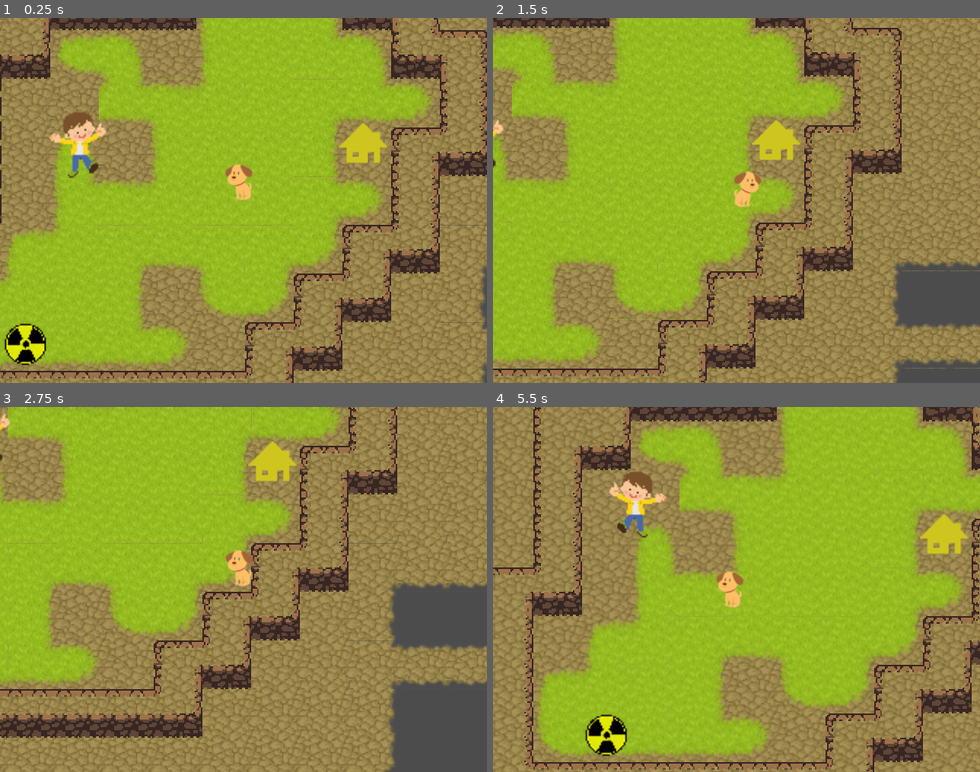
Above: before the commit, frames 1-4 (two rows, left to right).
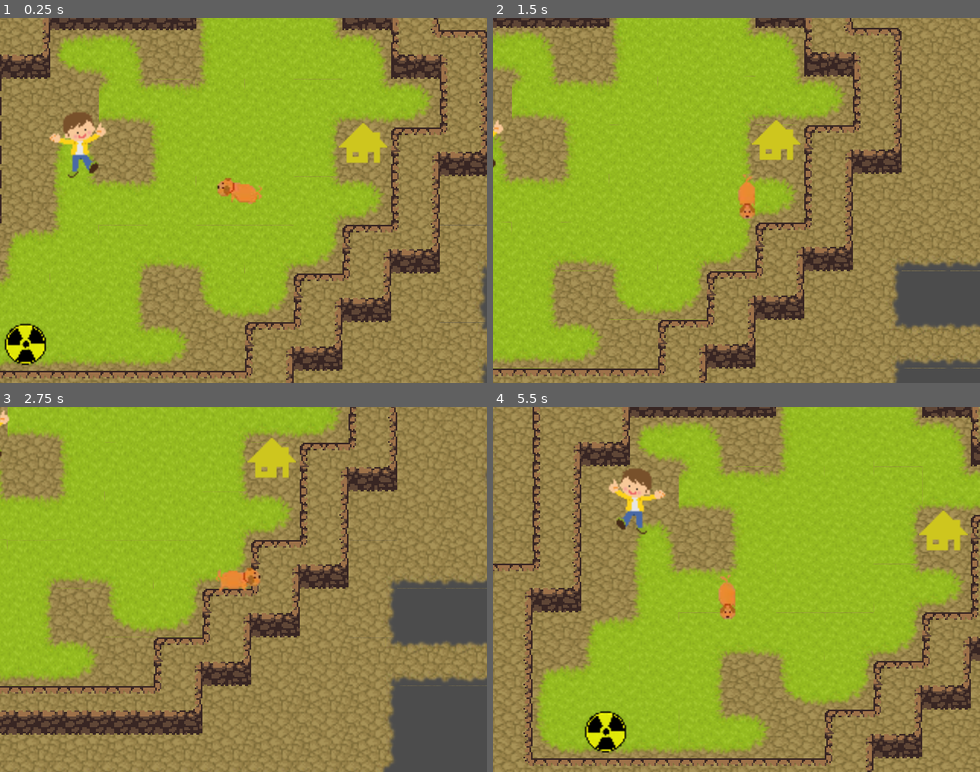
Above: after the commit, the same moments.

Repository: lupoglaz/ChildrenOutOfControl
Game: Godot game, scene res://Main.tscn
The game is run twice, just before and just after one commit, with the same random seed, the same clock (stepped at 60 frames per second) and the same inputs.
Inputs:
- Up to frame 1 (0.25 s): no input
- Up to frame 2 (1.5 s): hold Right (ui_right) 0.53-1.28 s; hold Down (ui_down) from 1.28 s (still down)
- Up to frame 3 (2.75 s): release Down (ui_down) at 2.03 s; hold Right (ui_right) from 2.03 s (still down)
- Up to frame 4 (5.5 s): release Right (ui_right) at 2.78 s; hold Up (ui_up) 2.78-3.53 s; hold Left (ui_left) 3.53-5.03 s; hold Down (ui_down) from 5.03 s (still down)

The runs differ from the first frame. In frame 1, 0.6% of the frame differs, in the area x 44-54%, y 40-52%; in frame 2, 0.5%; in frame 3, 18%; in frame 4, 18%, in the area x 0-100%, y 0-100%.

Commit message:
Directional dog animation

Diff:
--- a/Player/Player.gd
+++ b/Player/Player.gd
@@ -9,6 +9,8 @@
 onready var barkTimer = $BarkTimer
 onready var sprite = $Sprite
 onready var barkArea = $BarkArea
+onready var animationTree = $AnimationTree
+onready var animationState = animationTree.get("parameters/playback")
 var canBark = true
 
 enum {
@@ -28,9 +30,12 @@
 
 	if input_vec != Vector2.ZERO:
 		velocity = velocity.move_toward(input_vec*MAX_SPEED, ACCELERATION*delta)
-		animationPlayer.play("Move")
+		animationTree.set("parameters/Idle/blend_position", input_vec)
+		animationTree.set("parameters/Run/blend_position", input_vec)
+		animationTree.set("parameters/Bark/blend_position", input_vec)
+		animationState.travel("Run")
 	else:
-		animationPlayer.play("Idle")
+		animationState.travel("Idle")
 		velocity = velocity.move_toward(Vector2.ZERO, FRICTION*delta)
 
 	if Input.is_action_just_pressed("ui_bark") and canBark:
@@ -44,6 +49,7 @@
 
 func bark_state(delta):
 	animationPlayer.play("Bark")
+	animationState.travel("Bark")
 
 func bark_animation_finished():
 	state = MOVE
--- a/Player/Player.tscn
+++ b/Player/Player.tscn
@@ -1,12 +1,13 @@
-[gd_scene load_steps=9 format=2]
+[gd_scene load_steps=43 format=2]
 
 [ext_resource path="res://Player/Player.gd" type="Script" id=1]
 [ext_resource path="res://Player/Player.png" type="Texture" id=2]
 [ext_resource path="res://Player/BarkArea.gd" type="Script" id=3]
+[ext_resource path="res://Player/DogAnim.png" type="Texture" id=4]
 
 [sub_resource type="CapsuleShape2D" id=1]
-radius = 5.21875
-height = 4.59357
+radius = 4.763
+height = 0.0
 
 [sub_resource type="Animation" id=2]
 resource_name = "Bark"
@@ -97,6 +98,299 @@
 [sub_resource type="CircleShape2D" id=5]
 radius = 6.5
 
+[sub_resource type="AnimationNodeAnimation" id=33]
+animation = "BarkLeft"
+
+[sub_resource type="AnimationNodeAnimation" id=34]
+animation = "BarkRight"
+
+[sub_resource type="AnimationNodeAnimation" id=35]
+animation = "BarkDown"
+
+[sub_resource type="AnimationNodeAnimation" id=36]
+animation = "BarkUp"
+
+[sub_resource type="AnimationNodeBlendSpace2D" id=37]
+blend_point_0/node = SubResource( 33 )
+blend_point_0/pos = Vector2( -1, 0 )
+blend_point_1/node = SubResource( 34 )
+blend_point_1/pos = Vector2( 1, 0 )
+blend_point_2/node = SubResource( 35 )
+blend_point_2/pos = Vector2( 0, 1.1 )
+blend_point_3/node = SubResource( 36 )
+blend_point_3/pos = Vector2( 0, -1.1 )
+min_space = Vector2( -1, -1.1 )
+max_space = Vector2( 1, 1.1 )
+blend_mode = 1
+
+[sub_resource type="AnimationNodeAnimation" id=19]
+animation = "SitLeft"
+
+[sub_resource type="AnimationNodeAnimation" id=20]
+animation = "SitDown"
+
+[sub_resource type="AnimationNodeAnimation" id=21]
+animation = "SitRight"
+
+[sub_resource type="AnimationNodeAnimation" id=22]
+animation = "SitUp"
+
+[sub_resource type="AnimationNodeBlendSpace2D" id=23]
+blend_point_0/node = SubResource( 19 )
+blend_point_0/pos = Vector2( -1, 0 )
+blend_point_1/node = SubResource( 20 )
+blend_point_1/pos = Vector2( 0, 1.1 )
+blend_point_2/node = SubResource( 21 )
+blend_point_2/pos = Vector2( 1, 0 )
+blend_point_3/node = SubResource( 22 )
+blend_point_3/pos = Vector2( 0, -1.1 )
+min_space = Vector2( -1, -1.2 )
+max_space = Vector2( 1.1, 1.1 )
+blend_mode = 1
+
+[sub_resource type="AnimationNodeAnimation" id=26]
+animation = "WalkLeft"
+
+[sub_resource type="AnimationNodeAnimation" id=27]
+animation = "WalkDown"
+
+[sub_resource type="AnimationNodeAnimation" id=28]
+animation = "WalkRight"
+
+[sub_resource type="AnimationNodeAnimation" id=29]
+animation = "WalkUp"
+
+[sub_resource type="AnimationNodeBlendSpace2D" id=30]
+blend_point_0/node = SubResource( 26 )
+blend_point_0/pos = Vector2( -1, 0 )
+blend_point_1/node = SubResource( 27 )
+blend_point_1/pos = Vector2( 0, 1.1 )
+blend_point_2/node = SubResource( 28 )
+blend_point_2/pos = Vector2( 1, 0 )
+blend_point_3/node = SubResource( 29 )
+blend_point_3/pos = Vector2( 0, -1.1 )
+min_space = Vector2( -1, -1.1 )
+max_space = Vector2( 1, 1.1 )
+blend_mode = 1
+
+[sub_resource type="AnimationNodeStateMachineTransition" id=31]
+
+[sub_resource type="AnimationNodeStateMachineTransition" id=32]
+
+[sub_resource type="AnimationNodeStateMachineTransition" id=38]
+
+[sub_resource type="AnimationNodeStateMachineTransition" id=39]
+
+[sub_resource type="AnimationNodeStateMachine" id=24]
+states/Bark/node = SubResource( 37 )
+states/Bark/position = Vector2( 367, 163.62 )
+states/Idle/node = SubResource( 23 )
+states/Idle/position = Vector2( 367, 80 )
+states/Run/node = SubResource( 30 )
+states/Run/position = Vector2( 534, 80 )
+transitions = [ "Idle", "Run", SubResource( 31 ), "Run", "Idle", SubResource( 32 ), "Bark", "Idle", SubResource( 38 ), "Idle", "Bark", SubResource( 39 ) ]
+start_node = "Idle"
+graph_offset = Vector2( 0, 37.62 )
+
+[sub_resource type="AnimationNodeStateMachinePlayback" id=25]
+
+[sub_resource type="Animation" id=7]
+resource_name = "BarkDown"
+loop = true
+tracks/0/type = "value"
+tracks/0/path = NodePath("AdvancedSprite:frame")
+tracks/0/interp = 1
+tracks/0/loop_wrap = true
+tracks/0/imported = false
+tracks/0/enabled = true
+tracks/0/keys = {
+"times": PoolRealArray( 0, 0.1, 0.2, 0.3, 0.4, 0.5, 0.6, 0.7, 0.8, 0.9 ),
+"transitions": PoolRealArray( 1, 1, 1, 1, 1, 1, 1, 1, 1, 1 ),
+"update": 1,
+"values": [ 0, 1, 2, 3, 4, 5, 6, 7, 8, 9 ]
+}
+
+[sub_resource type="Animation" id=8]
+resource_name = "BarkLeft"
+tracks/0/type = "value"
+tracks/0/path = NodePath("AdvancedSprite:frame")
+tracks/0/interp = 1
+tracks/0/loop_wrap = true
+tracks/0/imported = false
+tracks/0/enabled = true
+tracks/0/keys = {
+"times": PoolRealArray( 0, 0.1, 0.2, 0.3, 0.4, 0.5, 0.6, 0.7, 0.8, 0.9 ),
+"transitions": PoolRealArray( 1, 1, 1, 1, 1, 1, 1, 1, 1, 1 ),
+"update": 1,
+"values": [ 52, 53, 54, 55, 56, 57, 58, 59, 60, 61 ]
+}
+
+[sub_resource type="Animation" id=9]
+resource_name = "BarkRight"
+tracks/0/type = "value"
+tracks/0/path = NodePath("AdvancedSprite:frame")
+tracks/0/interp = 1
+tracks/0/loop_wrap = true
+tracks/0/imported = false
+tracks/0/enabled = true
+tracks/0/keys = {
+"times": PoolRealArray( 0, 0.1, 0.2, 0.3, 0.4, 0.5, 0.6, 0.7, 0.8, 0.9 ),
+"transitions": PoolRealArray( 1, 1, 1, 1, 1, 1, 1, 1, 1, 1 ),
+"update": 1,
+"values": [ 10, 11, 12, 13, 14, 15, 16, 17, 18, 19 ]
+}
+
+[sub_resource type="Animation" id=10]
+resource_name = "BarkUp"
+tracks/0/type = "value"
+tracks/0/path = NodePath("AdvancedSprite:frame")
+tracks/0/interp = 1
+tracks/0/loop_wrap = true
+tracks/0/imported = false
+tracks/0/enabled = true
+tracks/0/keys = {
+"times": PoolRealArray( 0, 0.1, 0.2, 0.3, 0.4, 0.5, 0.6, 0.7, 0.8, 0.9 ),
+"transitions": PoolRealArray( 1, 1, 1, 1, 1, 1, 1, 1, 1, 1 ),
+"update": 1,
+"values": [ 20, 21, 22, 23, 24, 25, 26, 27, 28, 29 ]
+}
+
+[sub_resource type="Animation" id=11]
+resource_name = "SitDown"
+length = 0.2
+loop = true
+tracks/0/type = "value"
+tracks/0/path = NodePath("AdvancedSprite:frame")
+tracks/0/interp = 1
+tracks/0/loop_wrap = true
+tracks/0/imported = false
+tracks/0/enabled = true
+tracks/0/keys = {
+"times": PoolRealArray( 0, 0.1 ),
+"transitions": PoolRealArray( 1, 1 ),
+"update": 1,
+"values": [ 30, 31 ]
+}
+
+[sub_resource type="Animation" id=18]
+resource_name = "SitLeft"
+length = 0.2
+loop = true
+tracks/0/type = "value"
+tracks/0/path = NodePath("AdvancedSprite:frame")
+tracks/0/interp = 1
+tracks/0/loop_wrap = true
+tracks/0/imported = false
+tracks/0/enabled = true
+tracks/0/keys = {
+"times": PoolRealArray( 0, 0.1 ),
+"transitions": PoolRealArray( 1, 1 ),
+"update": 1,
+"values": [ 62, 63 ]
+}
+
+[sub_resource type="Animation" id=12]
+resource_name = "SitRight"
+length = 0.2
+loop = true
+tracks/0/type = "value"
+tracks/0/path = NodePath("AdvancedSprite:frame")
+tracks/0/interp = 1
+tracks/0/loop_wrap = true
+tracks/0/imported = false
+tracks/0/enabled = true
+tracks/0/keys = {
+"times": PoolRealArray( 0, 0.1 ),
+"transitions": PoolRealArray( 1, 1 ),
+"update": 1,
+"values": [ 32, 33 ]
+}
+
+[sub_resource type="Animation" id=13]
+resource_name = "SitUp"
+length = 0.2
+loop = true
+tracks/0/type = "value"
+tracks/0/path = NodePath("AdvancedSprite:frame")
+tracks/0/interp = 1
+tracks/0/loop_wrap = true
+tracks/0/imported = false
+tracks/0/enabled = true
+tracks/0/keys = {
+"times": PoolRealArray( 0, 0.1 ),
+"transitions": PoolRealArray( 1, 1 ),
+"update": 1,
+"values": [ 34, 35 ]
+}
+
+[sub_resource type="Animation" id=14]
+resource_name = "WalkDown"
+length = 0.4
+loop = true
+tracks/0/type = "value"
+tracks/0/path = NodePath("AdvancedSprite:frame")
+tracks/0/interp = 1
+tracks/0/loop_wrap = true
+tracks/0/imported = false
+tracks/0/enabled = true
+tracks/0/keys = {
+"times": PoolRealArray( 0, 0.1, 0.2, 0.3 ),
+"transitions": PoolRealArray( 1, 1, 1, 1 ),
+"update": 1,
+"values": [ 36, 37, 38, 39 ]
+}
+
+[sub_resource type="Animation" id=15]
+resource_name = "WalkLeft"
+length = 0.4
+loop = true
+tracks/0/type = "value"
+tracks/0/path = NodePath("AdvancedSprite:frame")
+tracks/0/interp = 1
+tracks/0/loop_wrap = true
+tracks/0/imported = false
+tracks/0/enabled = true
+tracks/0/keys = {
+"times": PoolRealArray( 0, 0.1, 0.2, 0.3 ),
+"transitions": PoolRealArray( 1, 1, 1, 1 ),
+"update": 1,
+"values": [ 40, 41, 42, 43 ]
+}
+
+[sub_resource type="Animation" id=16]
+resource_name = "WalkRight"
+length = 0.4
+loop = true
+tracks/0/type = "value"
+tracks/0/path = NodePath("AdvancedSprite:frame")
+tracks/0/interp = 1
+tracks/0/loop_wrap = true
+tracks/0/imported = false
+tracks/0/enabled = true
+tracks/0/keys = {
+"times": PoolRealArray( 0, 0.1, 0.2, 0.3 ),
+"transitions": PoolRealArray( 1, 1, 1, 1 ),
+"update": 1,
+"values": [ 44, 45, 46, 47 ]
+}
+
+[sub_resource type="Animation" id=17]
+resource_name = "WalkUp"
+length = 0.4
+loop = true
+tracks/0/type = "value"
+tracks/0/path = NodePath("AdvancedSprite:frame")
+tracks/0/interp = 1
+tracks/0/loop_wrap = true
+tracks/0/imported = false
+tracks/0/enabled = true
+tracks/0/keys = {
+"times": PoolRealArray( 0, 0.1, 0.2, 0.3 ),
+"transitions": PoolRealArray( 1, 1, 1, 1 ),
+"update": 1,
+"values": [ 48, 49, 50, 51 ]
+}
+
 [node name="Player" type="KinematicBody2D"]
 position = Vector2( 223.237, 175.796 )
 script = ExtResource( 1 )
@@ -105,12 +399,13 @@
 one_shot = true
 
 [node name="Sprite" type="Sprite" parent="."]
+visible = false
 position = Vector2( -3, -12 )
 scale = Vector2( 0.593291, 0.611376 )
 texture = ExtResource( 2 )
 
 [node name="CollisionShape2D" type="CollisionShape2D" parent="."]
-position = Vector2( 0, -6.34048 )
+position = Vector2( 0, -5.84048 )
 shape = SubResource( 1 )
 
 [node name="AnimationPlayer" type="AnimationPlayer" parent="."]
@@ -125,6 +420,35 @@
 
 [node name="BarkShape" type="CollisionShape2D" parent="BarkArea"]
 light_mask = -2147483647
-position = Vector2( -0.353577, -1.23743 )
+position = Vector2( 0.146423, -0.23743 )
 shape = SubResource( 5 )
+
+[node name="AnimationTree" type="AnimationTree" parent="."]
+tree_root = SubResource( 24 )
+anim_player = NodePath("../AdvancedAnimationPlayer")
+active = true
+parameters/playback = SubResource( 25 )
+parameters/Bark/blend_position = Vector2( 0, 0 )
+parameters/Idle/blend_position = Vector2( -0.000780106, -0.000430942 )
+parameters/Run/blend_position = Vector2( 0, 0 )
+
+[node name="AdvancedAnimationPlayer" type="AnimationPlayer" parent="."]
+anims/BarkDown = SubResource( 7 )
+anims/BarkLeft = SubResource( 8 )
+anims/BarkRight = SubResource( 9 )
+anims/BarkUp = SubResource( 10 )
+anims/SitDown = SubResource( 11 )
+anims/SitLeft = SubResource( 18 )
+anims/SitRight = SubResource( 12 )
+anims/SitUp = SubResource( 13 )
+anims/WalkDown = SubResource( 14 )
+anims/WalkLeft = SubResource( 15 )
+anims/WalkRight = SubResource( 16 )
+anims/WalkUp = SubResource( 17 )
+
+[node name="AdvancedSprite" type="Sprite" parent="."]
+position = Vector2( -3, -7.75 )
+texture = ExtResource( 4 )
+hframes = 64
+frame = 63
 [connection signal="timeout" from="BarkTimer" to="." method="_on_BarkTimer_timeout"]
Binary file added: Player/DogAnim.png
Not shown, added: Player/DogAnim.png.import
